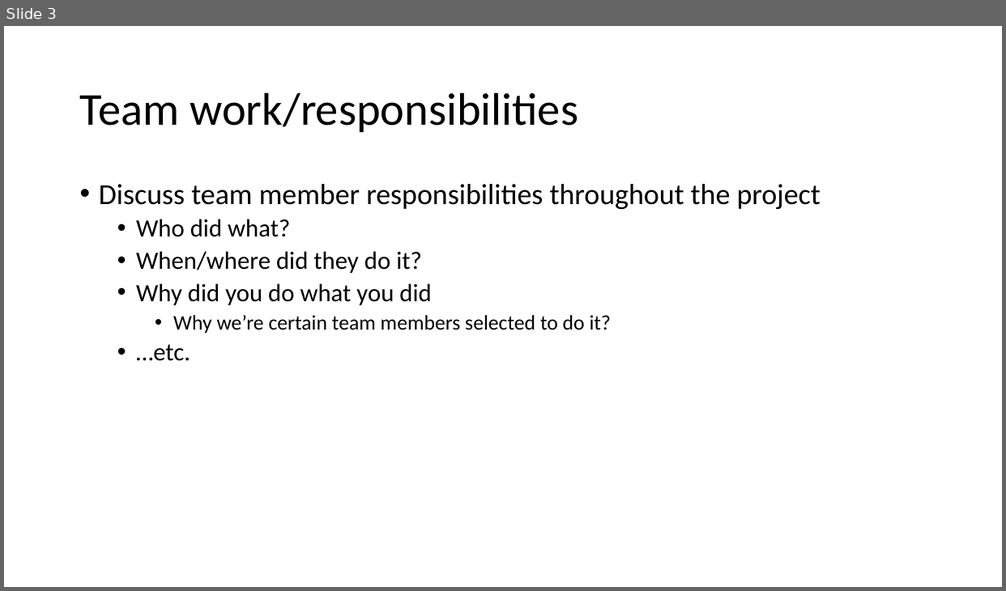
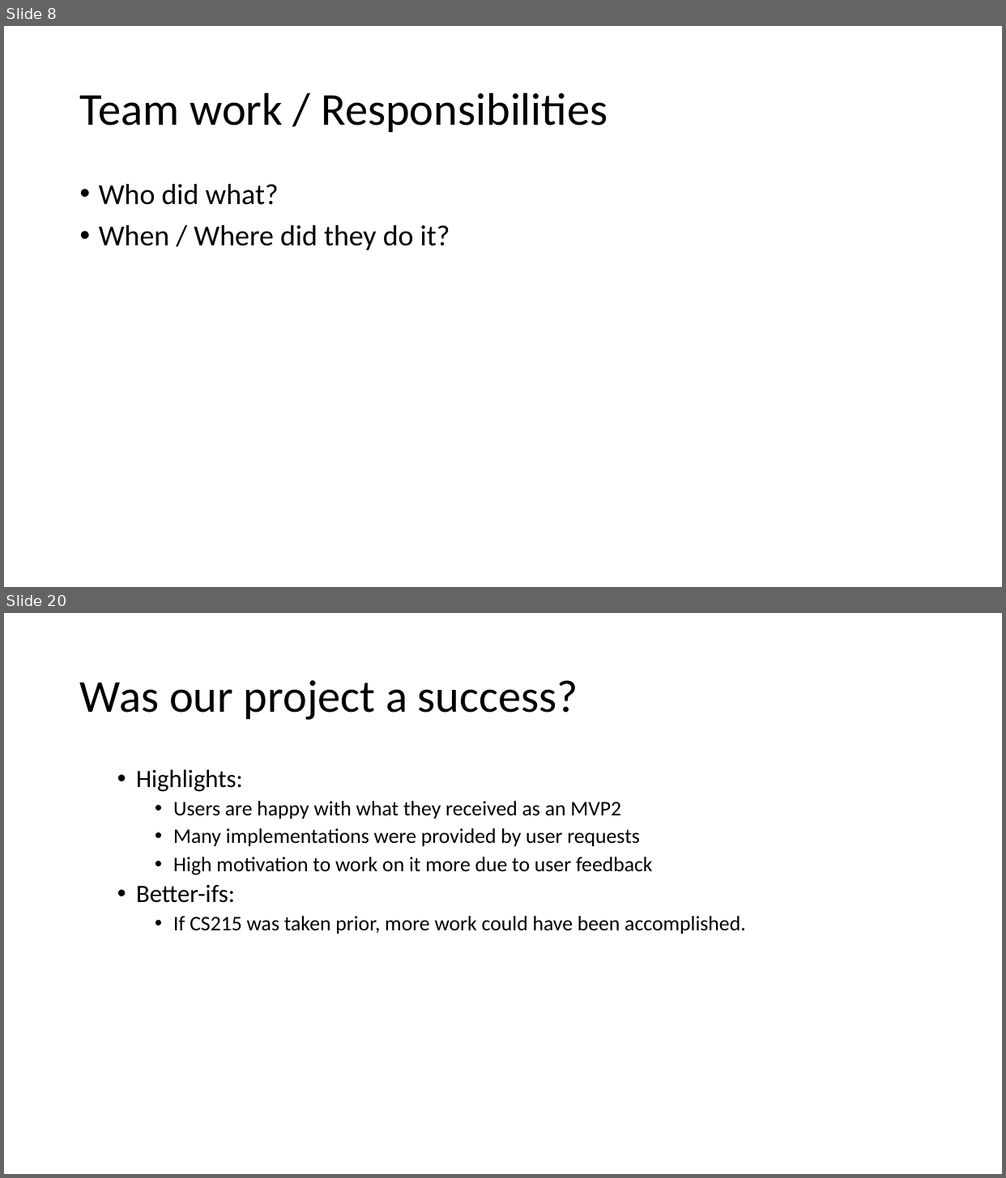
Before and after one commit to Jacobchapman99/ENSE-374-Group07-Project, a slide deck: Milestone4/Milestone 4.ppt. Shown one above the other, each under a label of ours: slide 3 before the commit, slides 8 and 20 after it; the slides between them are not shown. The pictures are 1006x591 and 1006x1178 pixels, drawn with LibreOffice and Linux fonts; fonts in the diff are those of the drawing. Boxes give left, top, right and bottom in pixels: in the first picture for what was removed or moved away, otherwise in the second. Text is boxed around its words. In the diff, an @@ line names an element or a change of style, - is before the commit and + after.

```diff
--- a/Milestone4/Milestone 4.ppt
+++ b/Milestone4/Milestone 4.ppt
@@ slide 20 added at (4, 613, 1002, 1174), background #FFFFFF @@
@@ title added at (80, 680, 578, 720), 44 pt, text #000000 @@
+Was our project a success?
@@ text added at (136, 769, 745, 934), 20 pt, text #000000 @@
+  • Highlights:
+    • Users are happy with what they received as an MVP2
+    • Many implementations were provided by user requests
+    • High motivation to work on it more due to user feedback
+  • Better-ifs:
+    • If CS215 was taken prior, more work could have been accomplished.
@@ what was slide 3 is now slide 8 @@
@@ slide 8 changed as well @@
@@ title at (80, 92, 608, 132): text changed @@
-Team work/responsibilities
+Team work / Responsibilities
@@ text at (99, 184, 820, 209): paragraph removed @@
-• Discuss team member responsibilities throughout the project
@@ text at (99, 184, 279, 205): size 24 to 28 pt in "Who did what?"; list level 2 to 1 in "Who did what?" @@
@@ text at (99, 225, 450, 250): text changed; size 24 to 28 pt @@
-  • When/where did they do it?
-  • Why did you do what you did
-    • Why we’re certain team members selected to do it?
-  • …etc.
+• When / Where did they do it?
```
Also in this commit, not shown: 1 other slide changed, 24 other slides added, 5 slides removed.
